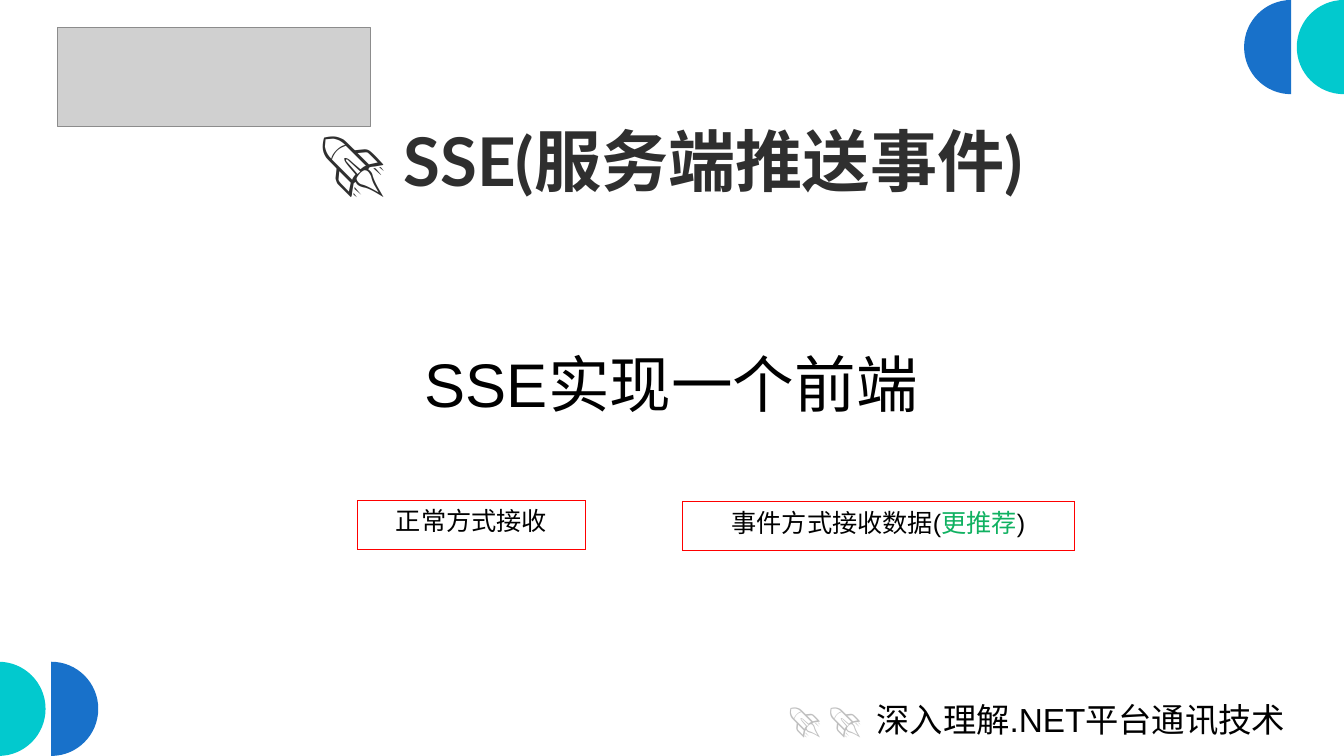
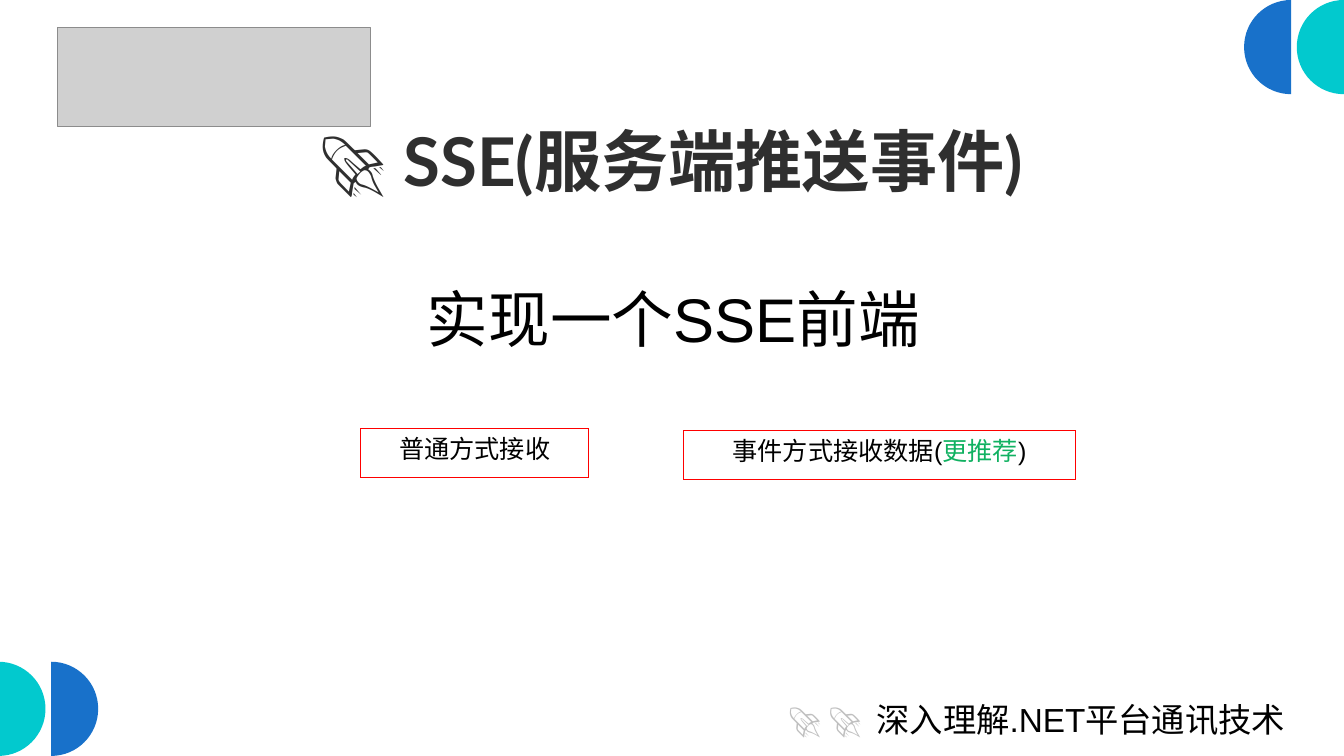
Before and after one commit to scottfly189/dotnet_net_course, a slide deck: slide 8 of src/8.SseDemo/sse_client.odp (slide 9 before the commit). Drawn at 1344x756 pixels with LibreOffice and Linux fonts; fonts in the diff are those of the drawing; grey boxes stand for pictures. Boxes give left, top, right and bottom in pixels: in the first picture for what was removed or moved away, otherwise in the second. Text is boxed around its words. In the diff, an @@ line names an element or a change of style, - is before the commit and + after.

```diff
--- a/src/8.SseDemo/sse_client.odp
+++ b/src/8.SseDemo/sse_client.odp
@@ text added at [427, 290, 920, 347], 44 pt, text #000000 @@
+实现一个SSE前端
@@ text removed at [425, 357, 918, 412] @@
-SSE实现一个前端
@@ rectangle "普通方式接收": place and size @@
-rectangle "普通方式接收" at [357, 501, 585, 550]
+rectangle "普通方式接收" at [360, 428, 588, 478]
@@ text in rectangle at [399, 437, 550, 460]: text changed @@
-正常方式接收
+普通方式接收
@@ rectangle "事件方式接收数据(更推荐)": place and size @@
-rectangle "事件方式接收数据(更推荐)" at [682, 502, 1074, 551]
+rectangle "事件方式接收数据(更推荐)" at [683, 430, 1075, 480]
```
Also in this commit, not shown: 16 other slides changed, 1 slide removed.
